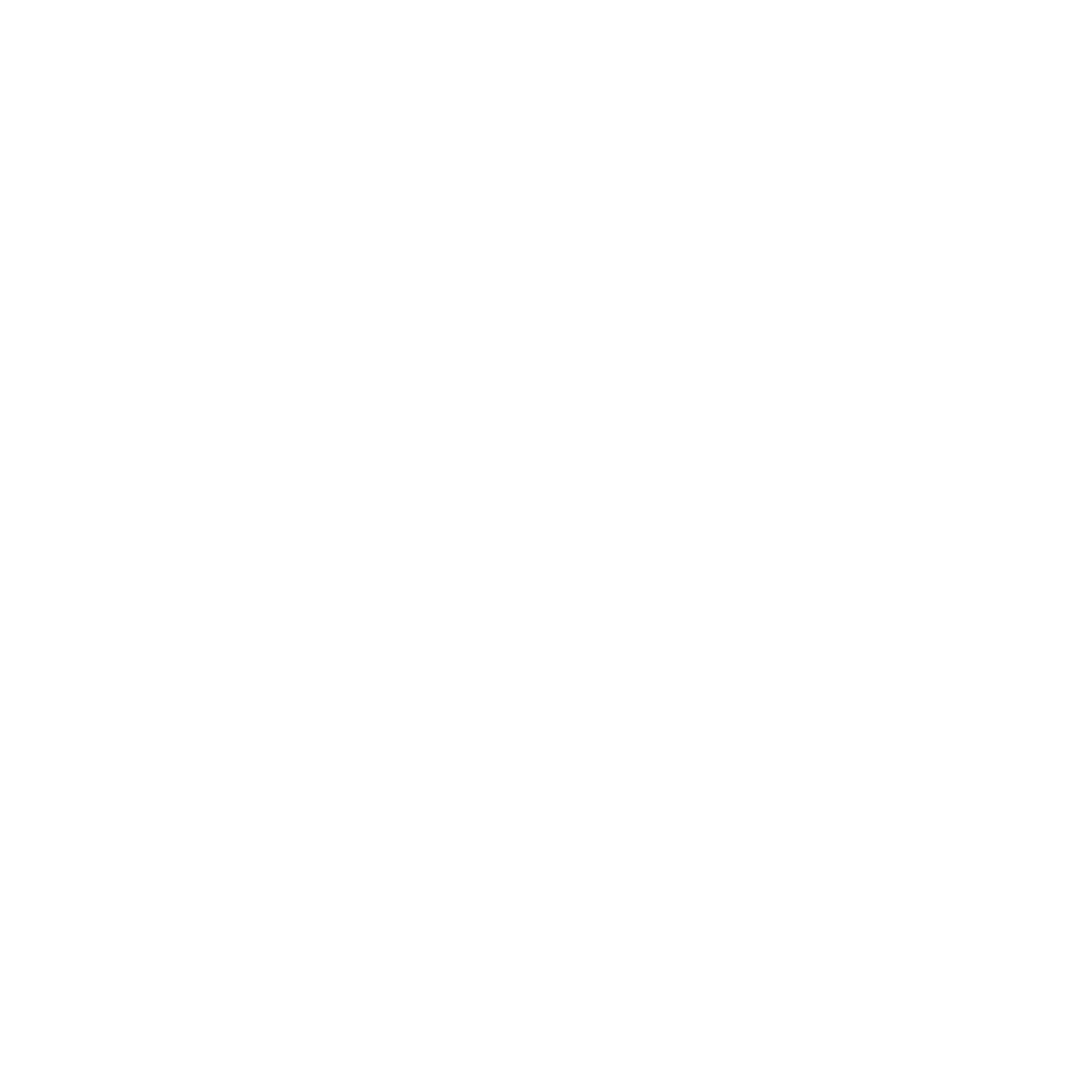
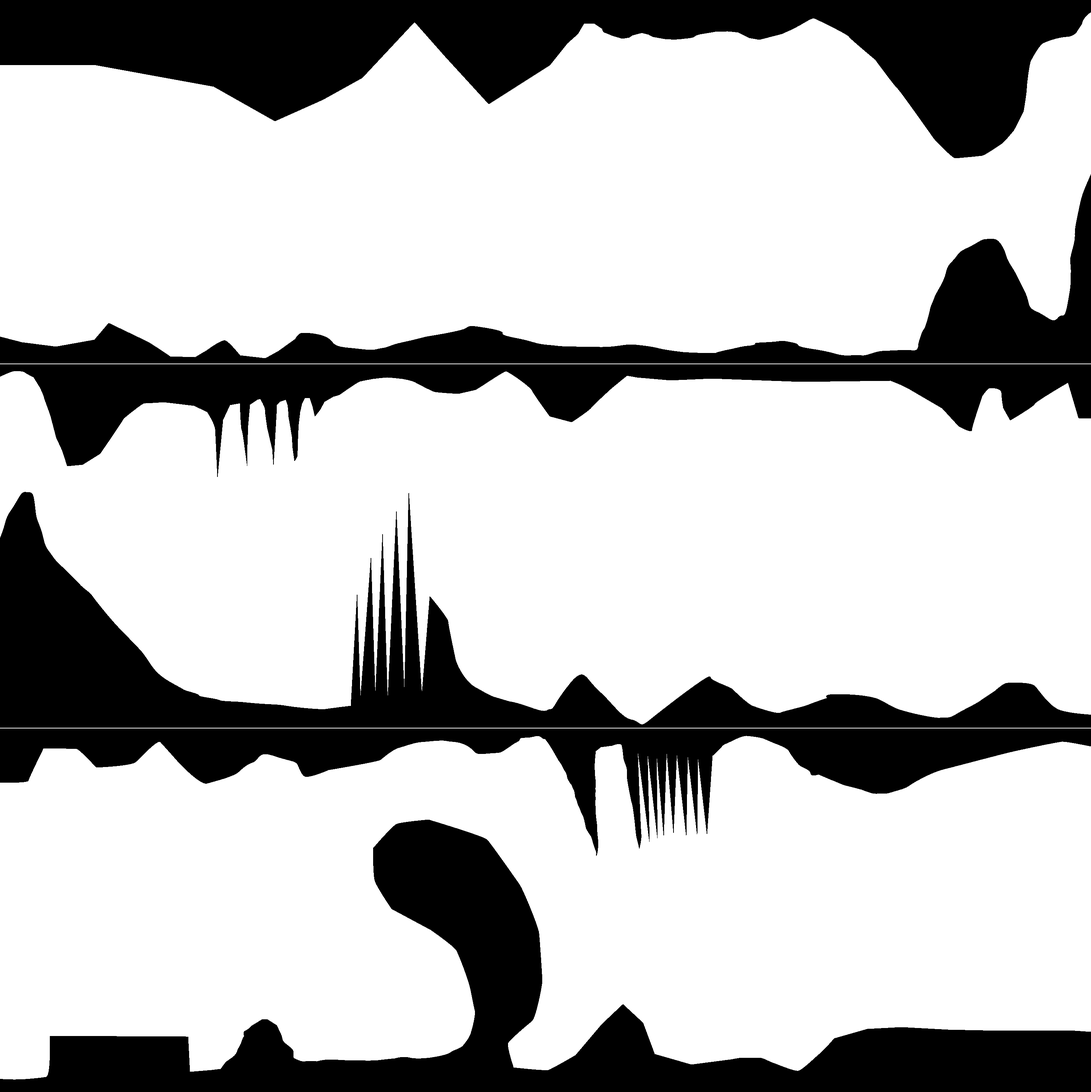
The second 1091 × 1092 image is a revision of the first. Changes to its layers:
painted on "Слой 2" over [0, 0, 1091, 1092]
